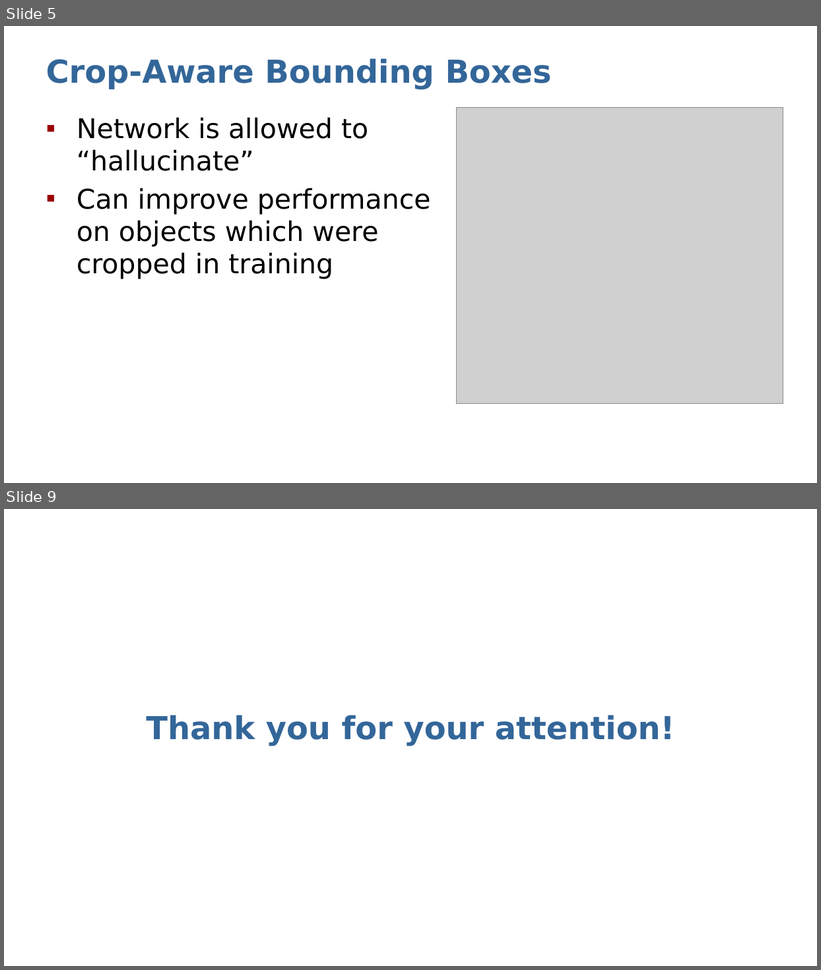
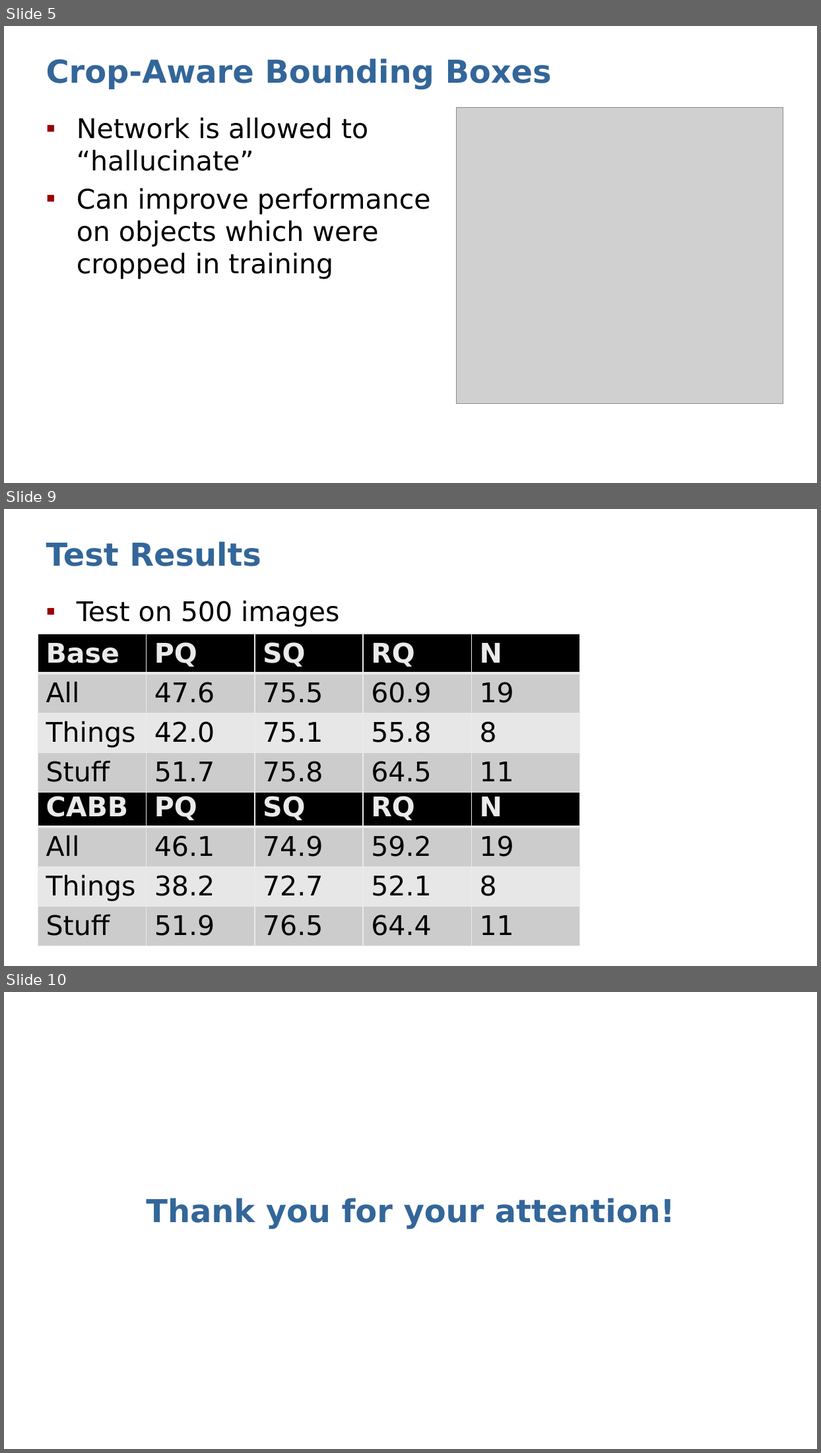
Before and after one commit to Dystron/Forked_EfficientPS, a slide deck: Crop-Aware Panoptic Segmentation.pptx. Shown one above the other, each under a label of ours: slides 5 and 9 before the commit, slides 5, 9 and 10 after it; the slides between them are not shown. The pictures are 821x970 and 821x1453 pixels, drawn with LibreOffice and Linux fonts; fonts in the diff are those of the drawing; grey boxes stand for pictures. Boxes give left, top, right and bottom in pixels: in the first picture for what was removed or moved away, otherwise in the second. Text is boxed around its words. In the diff, an @@ line names an element or a change of style, - is before the commit and + after.

Commit message:
improved presentation and added result plots

```diff
--- a/Crop-Aware Panoptic Segmentation.pptx
+++ b/Crop-Aware Panoptic Segmentation.pptx
@@ slide 9 added at bbox=[4, 509, 817, 966], background #FFFFFF @@
@@ title added at bbox=[46, 541, 261, 566], 28 pt, text #336699, bold @@
+Test Results
@@ text added at bbox=[77, 600, 339, 627], 24 pt, text #000000 @@
+▪ Test on 500 images
@@ table added at bbox=[38, 633, 579, 939], 4 rows, 5 columns @@
+Base | PQ | SQ | RQ | N
+All | 47.6 | 75.5 | 60.9 | 19
+Things | 42.0 | 75.1 | 55.8 | 8
+Stuff | 51.7 | 75.8 | 64.5 | 11
@@ table added at bbox=[38, 788, 579, 939], 4 rows, 5 columns @@
+CABB | PQ | SQ | RQ | N
+All | 46.1 | 74.9 | 59.2 | 19
+Things | 38.2 | 72.7 | 52.1 | 8
+Stuff | 51.9 | 76.5 | 64.4 | 11
@@ what was slide 9 is now slide 10 @@
```
Also in this commit, not shown: 2 slides changed, 1 other slide added, 1 slide removed, 2 other files.
